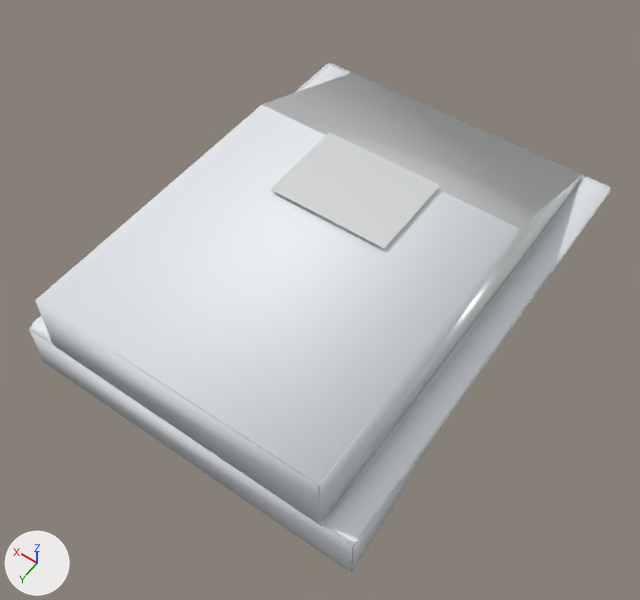
The glTF model prototype/assets/models/hulls/block_scout_osterholm.glb as it was, and as the next commit left it.
Camera for both pictures: a 50 mm camera at (-2.11, 3.17, 4.33) aimed at (-0.05, 0.29, -0.19). The axes (+X, +Y, +Z) are drawn at lower left. The lights are the same throughout. The picture after the commit comes second. Vertices at exactly the same position are counted once.

Names of what the first picture shows: 'block_scout_osterholm'.
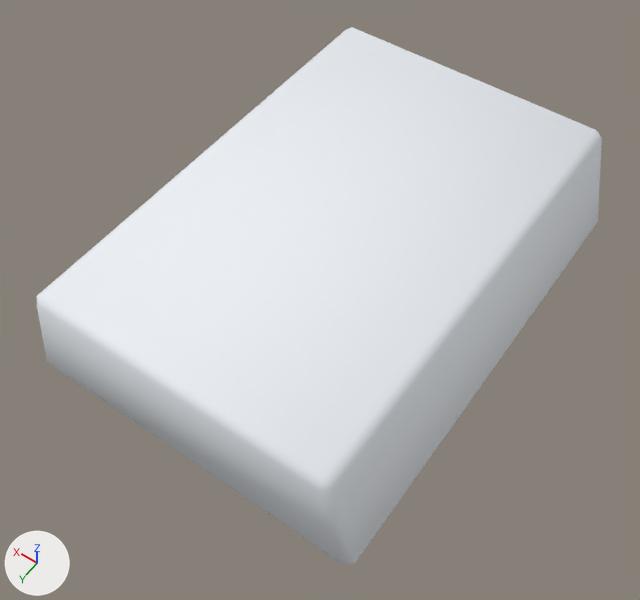
What differs and where, as boxes [x1, y1, x2, y2] in the pictures (640 x 600 px):
```json
{"object": "block_scout_osterholm", "change": "reshaped", "before": [29, 63, 611, 573], "after": [37, 27, 602, 564]}
{"part": 1, "of": "me_block_scout_osterholm_mesh", "change": "rebuilt", "before": [35, 73, 583, 523], "after": [37, 27, 602, 564], "on screen": "19% taller"}
{"part": 2, "of": "me_block_scout_osterholm_mesh", "change": "deleted", "before": [32, 63, 350, 340]}
{"part": 3, "of": "me_block_scout_osterholm_mesh", "change": "deleted", "before": [324, 176, 611, 543]}
{"part": 4, "of": "me_block_scout_osterholm_mesh", "change": "deleted", "before": [29, 176, 584, 573]}
{"part": 5, "of": "me_block_scout_osterholm_mesh", "change": "deleted", "before": [270, 132, 440, 248]}
```

Edits to the scene script, one JSON object a line:
```json
{"block": "me_block_scout_osterholm_mesh", "where": "# used by ob_block_scout_osterholm; location = (0.0, 0.0, 0.0)"}
{"op": "remove", "block": "me_block_scout_osterholm_mesh", "code": "me_block_scout_osterholm_mesh.from_pydata(...)  # 539 vertices, 1056 faces; spans x -1.2..1.2, y -1.6..1.6, z -0.4..0.43"}
{"op": "add", "block": "me_block_scout_osterholm_mesh", "code": "me_block_scout_osterholm_mesh.from_pydata(...)  # 24 vertices, 44 faces; spans x -1.19..1.19, y -1.6..1.6, z -0.4..0.4"}
{"block": "me_block_scout_osterholm_mesh", "change": "me_block_scout_osterholm_mesh part 1: the loose piece of 53 vertices spanning x -0.98..0.98, y -1.59..1.6, z -0.04..0.4 is rebuilt with 24 vertices and now spans x -1.19..1.19, y -1.6..1.6, z -0.4..0.4, in mat_block_scout_osterholm_structural_mat (white #edf1f6)"}
{"block": "me_block_scout_osterholm_mesh", "change": "me_block_scout_osterholm_mesh part 2: the loose piece of 216 vertices spanning x 0.98..1.2, y -1.58..1.58, z -0.04..-0.02 is deleted"}
{"block": "me_block_scout_osterholm_mesh", "change": "me_block_scout_osterholm_mesh part 3: the loose piece of 216 vertices spanning x -1.2..-0.98, y -1.58..1.58, z -0.04..-0.02 is deleted"}
{"block": "me_block_scout_osterholm_mesh", "change": "me_block_scout_osterholm_mesh part 4: the loose piece of 50 vertices spanning x -1.2..1.2, y -1.6..1.6, z -0.4..-0.04 is deleted"}
{"block": "me_block_scout_osterholm_mesh", "change": "me_block_scout_osterholm_mesh part 5: the loose piece of 4 vertices spanning x -0.42..0.42, y -0.48..0.16, z 0.43 is deleted"}
{"op": "remove", "block": "me_block_scout_osterholm_mesh", "code": "me_block_scout_osterholm_mesh.materials.append(mat_block_scout_osterholm_armor_mat)  # white #fdffff"}
```
